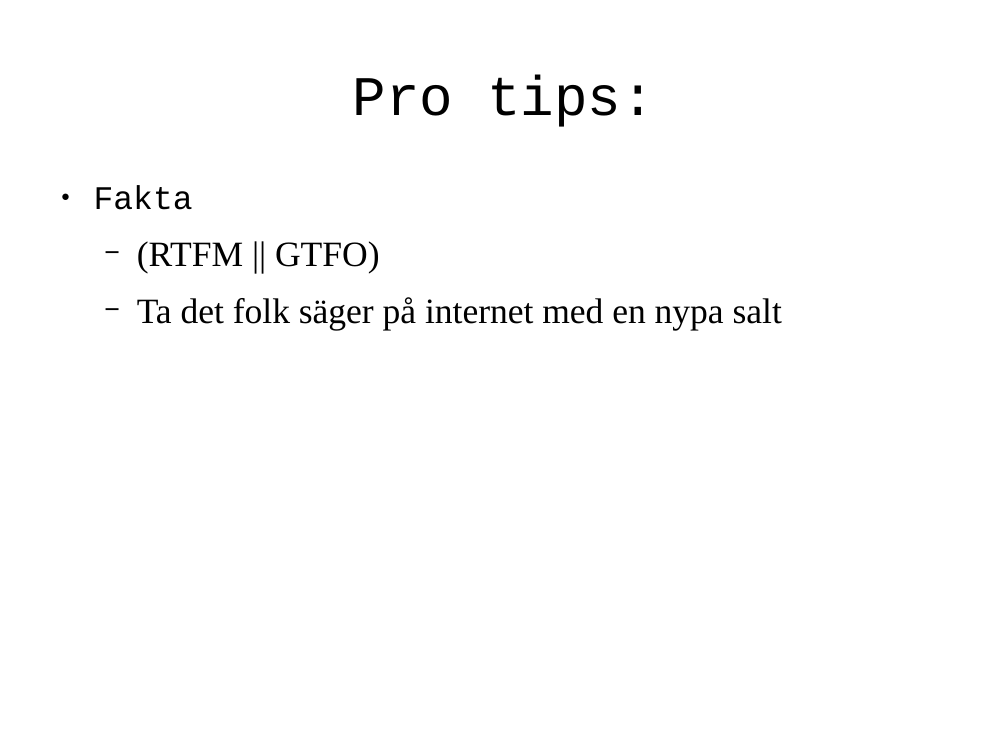
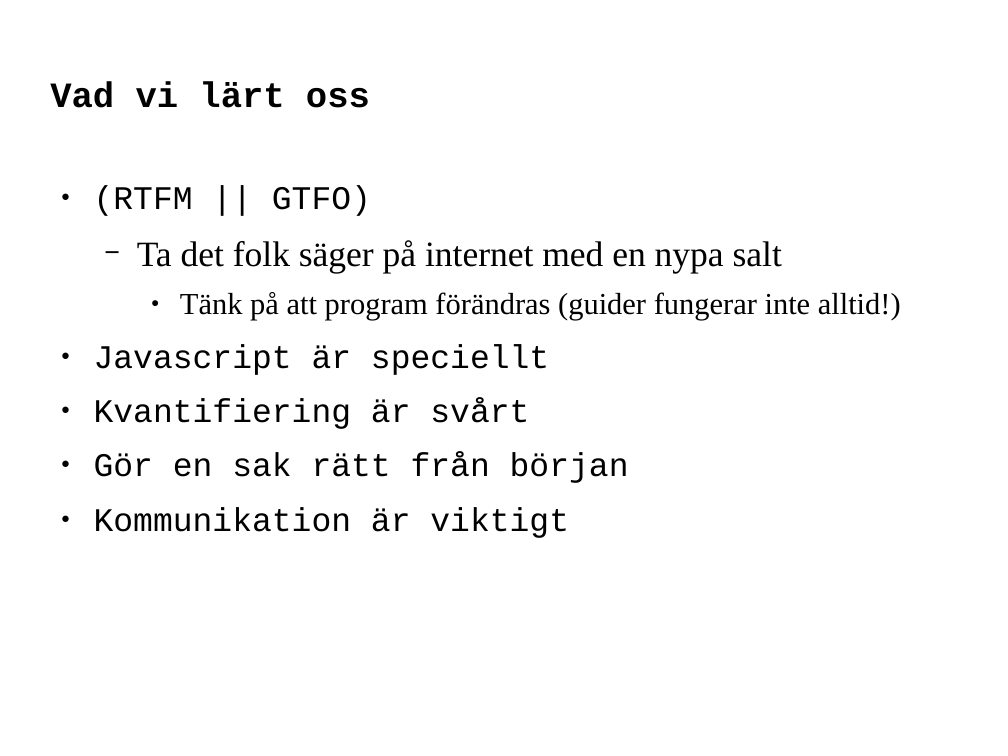
Before and after one commit to erlaan/git2web, a slide deck: slide 13 of log/presentation.odp (slide 9 before the commit). Drawn at 1008x756 pixels with LibreOffice and Linux fonts; fonts in the diff are those of the drawing. Boxes give left, top, right and bottom in pixels: in the first picture for what was removed or moved away, otherwise in the second. Text is boxed around its words. In the diff, an @@ line names an element or a change of style, - is before the commit and + after.

Commit message:
updated presentation

```diff
--- a/log/presentation.odp
+++ b/log/presentation.odp
@@ title at (x1=50, y1=82, x2=370, y2=108): text changed; size 44 to 28 pt; bold on @@
-Pro tips:
+Vad vi lärt oss
@@ text at (x1=94, y1=185, x2=193, y2=210): paragraph removed @@
-● Fakta
@@ text at (x1=94, y1=185, x2=371, y2=216): size 28 to 26 pt, font Times New Roman to Courier New in "(RTFM || GTFO)"; bullet − to ●; list level 2 to 1 in "(RTFM || GTFO)" @@
@@ text at (x1=94, y1=292, x2=901, y2=538): paragraphs added @@
+    ● Tänk på att program förändras (guider fungerar inte alltid!)
+● Javascript är speciellt
+● Kvantifiering är svårt
+● Gör en sak rätt från början
+● Kommunikation är viktigt
```
Also in this commit, not shown: 10 other slides changed, 5 slides added.
